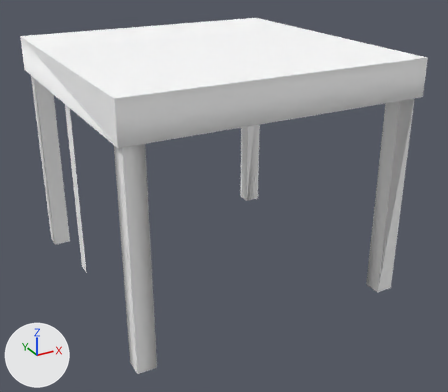
Two versions of the COLLADA model cob_gazebo_objects/Media/models/table_ikea_bjursta_boundings.dae, one commit apart.
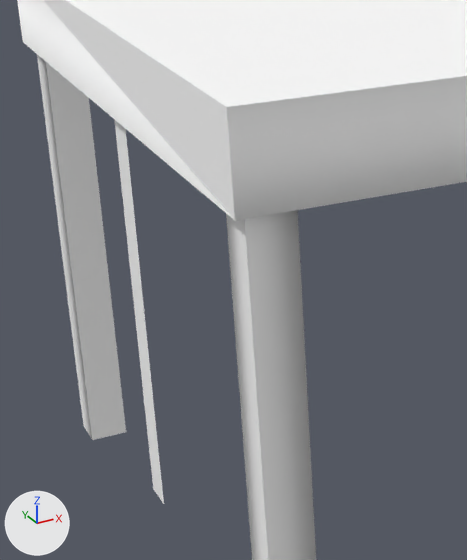
There are two pictures of each version: one whole from a camera (50 mm lens) standing at (-0.0225, -0.043, 0.0274) and looking at (0.0, -0.002, 0.0068), one close up on the part from 3% to 49% of the width and 13% to 76% of the height. Lighting does not change. The marker at lower left points along +X, +Y and +Z. Vertices at the same position are counted once.

The first close-up shows 'SketchUp'.
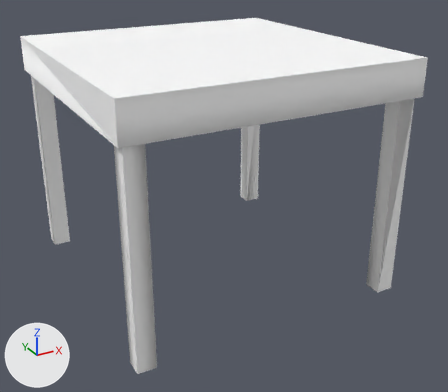
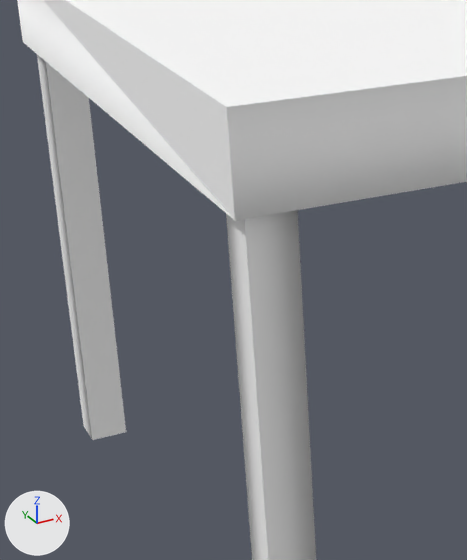
Edits to the scene script, one JSON object a line:
```json
{"block": "me_sketchup", "where": "me_sketchup.from_pydata(...)  # 44 vertices, 82 faces; spans x -0.012..0.0108, y -0.0117..0.0111, z 0.0..0.0188"}
{"block": "me_sketchup", "where": "# used by ob_sketchup; location = (0.0, 0.0, 0.0)"}
{"block": "me_sketchup", "where": "# verts and faces of me_sketchup; kept vertices keep their numbers, new ones are numbered from 44"}
{"block": "me_sketchup", "where": "# before: 0 (-0.0102, 0.0093, 0.016), 1 (-0.0116, 0.0003, 0.016), 2 (-0.0116, 0.0093, 0.016), 3 (-0.0116, -0.0009, 0.016), 4 (-0.0116, -0.01, 0.016)"}
{"block": "me_sketchup", "where": "# before: 17 (-0.0116, -0.0114, 0.016), 42 (-0.0116, -0.0009, 0.0023) at pixel (164, 504), 43 (-0.0116, 0.0003, 0.0023) at pixel (153, 488)"}
{"block": "me_sketchup", "change": "me_sketchup part 1"}
{"op": "add", "block": "me_sketchup", "code": "delete_vertices([1, 3, 42, 43])  # with the faces that use them"}
{"op": "add", "block": "me_sketchup", "code": "faces += [(2, 4, 17)]  # mat_material (white #ffffff)"}
{"op": "add", "block": "me_sketchup", "code": "faces += [(0, 2, 4)]  # mat_material_0 (white #ffffff)"}
```

Changed parts and their boxes [x1, y1, x2, y2] in the close-ups (467 x 560 px):
```json
{"part": 1, "of": "me_sketchup", "change": "cut back", "before": [114, 119, 164, 504]}
```
